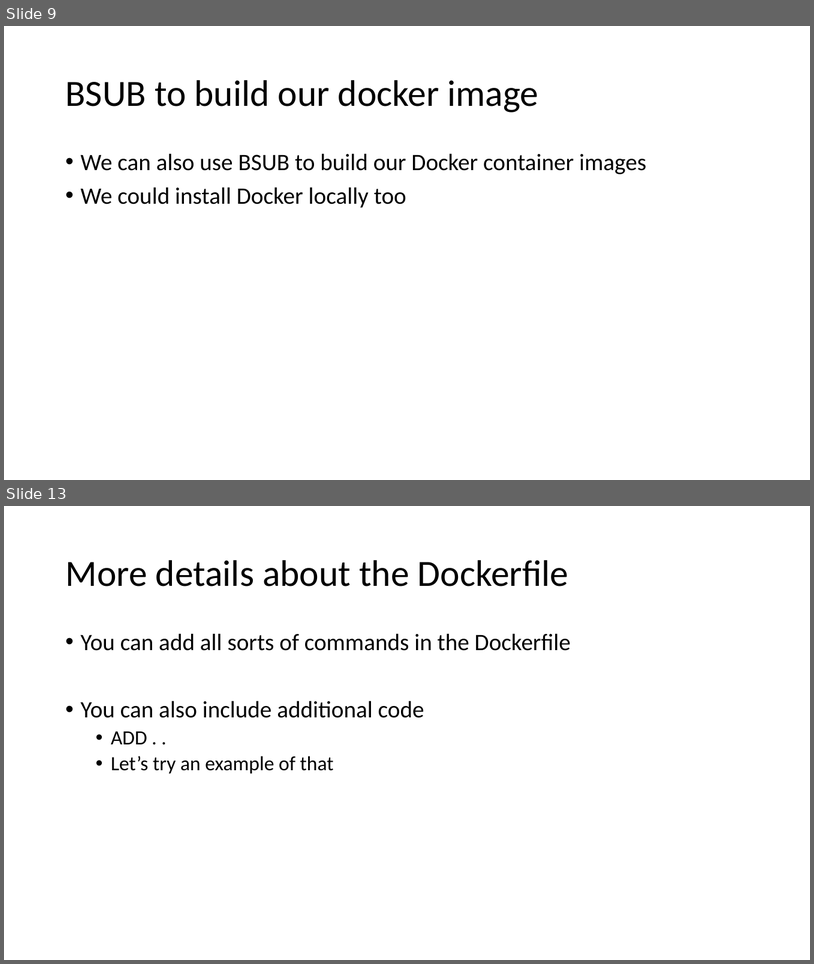
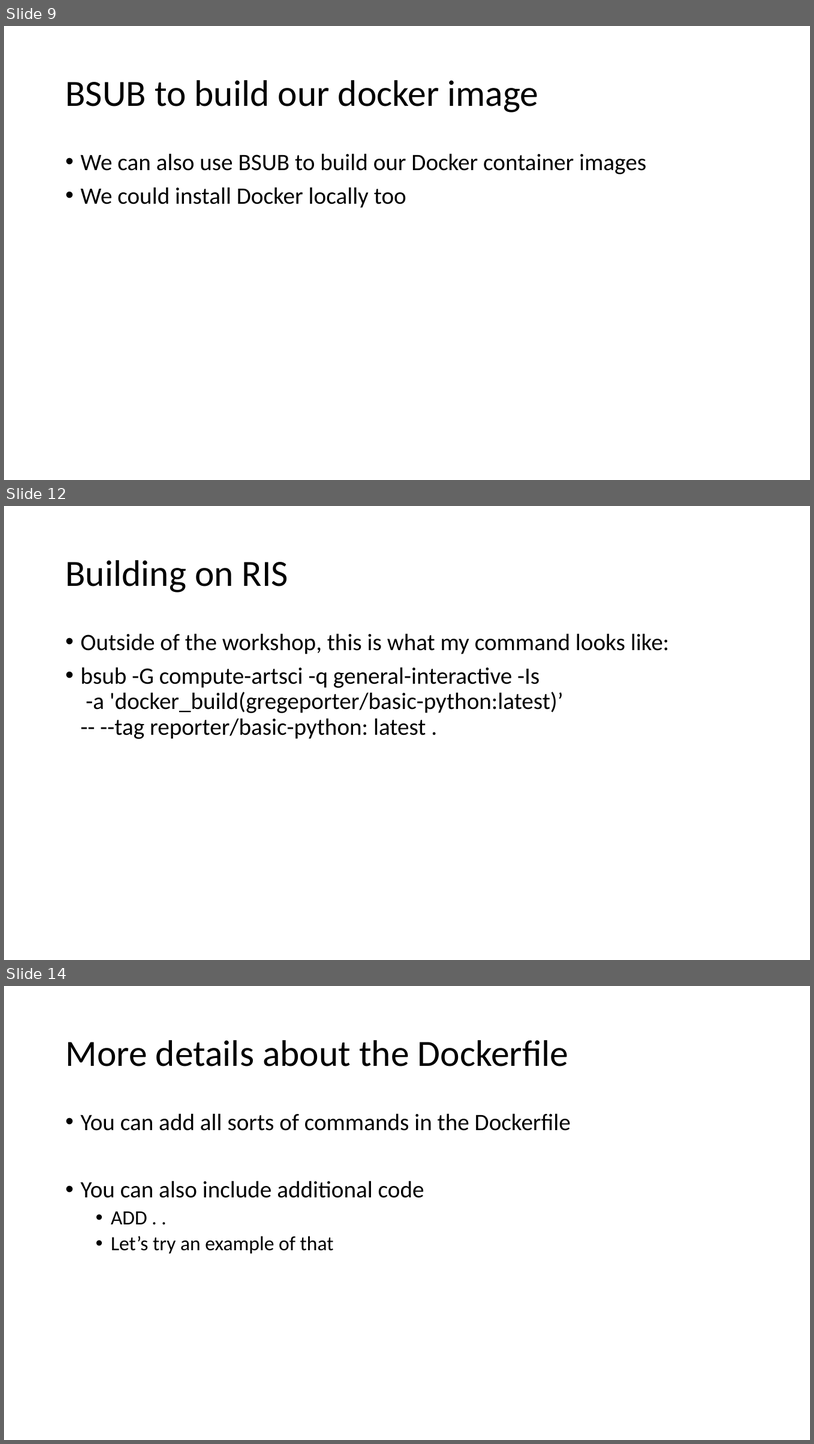
Before and after one commit to GregePorter/RIS-quickstart, a slide deck: slides/triads-ris-workshop-day-3.pptx. Shown one above the other, each under a label of ours: slides 9 and 13 before the commit, slides 9, 12 and 14 after it; the slides between them are not shown. The pictures are 814x964 and 814x1444 pixels, drawn with LibreOffice and Linux fonts; fonts in the diff are those of the drawing. Boxes give left, top, right and bottom in pixels: in the first picture for what was removed or moved away, otherwise in the second. Text is boxed around its words. In the diff, an @@ line names an element or a change of style, - is before the commit and + after.

Commit message:
Added new dockerfiles

```diff
--- a/slides/triads-ris-workshop-day-3.pptx
+++ b/slides/triads-ris-workshop-day-3.pptx
@@ slide 12 added at <box>4,506,810,960</box>, background #FFFFFF @@
@@ title added at <box>65,560,288,592</box>, 44 pt, text #000000 @@
+Building on RIS
@@ text added at <box>81,633,669,739</box>, 28 pt, text #000000 @@
+• Outside of the workshop, this is what my command looks like:
+• bsub -G compute-artsci -q general-interactive -Is
+  -a 'docker_build(gregeporter/basic-python:latest)’
+  -- --tag reporter/basic-python: latest .
@@ what was slide 13 is now slide 14 @@
```
Also in this commit, not shown: 3 slides changed, 7 other files.
